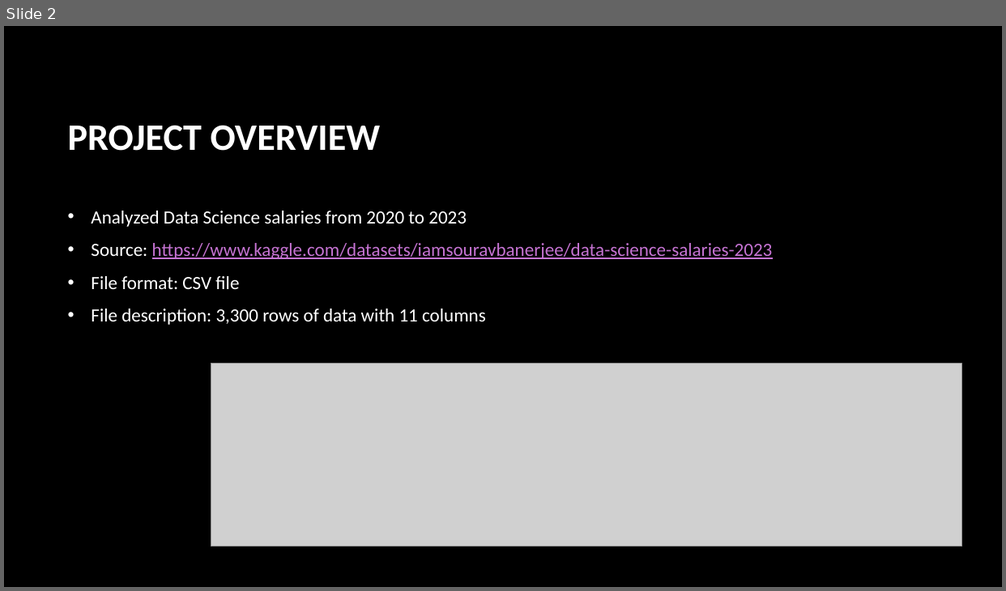
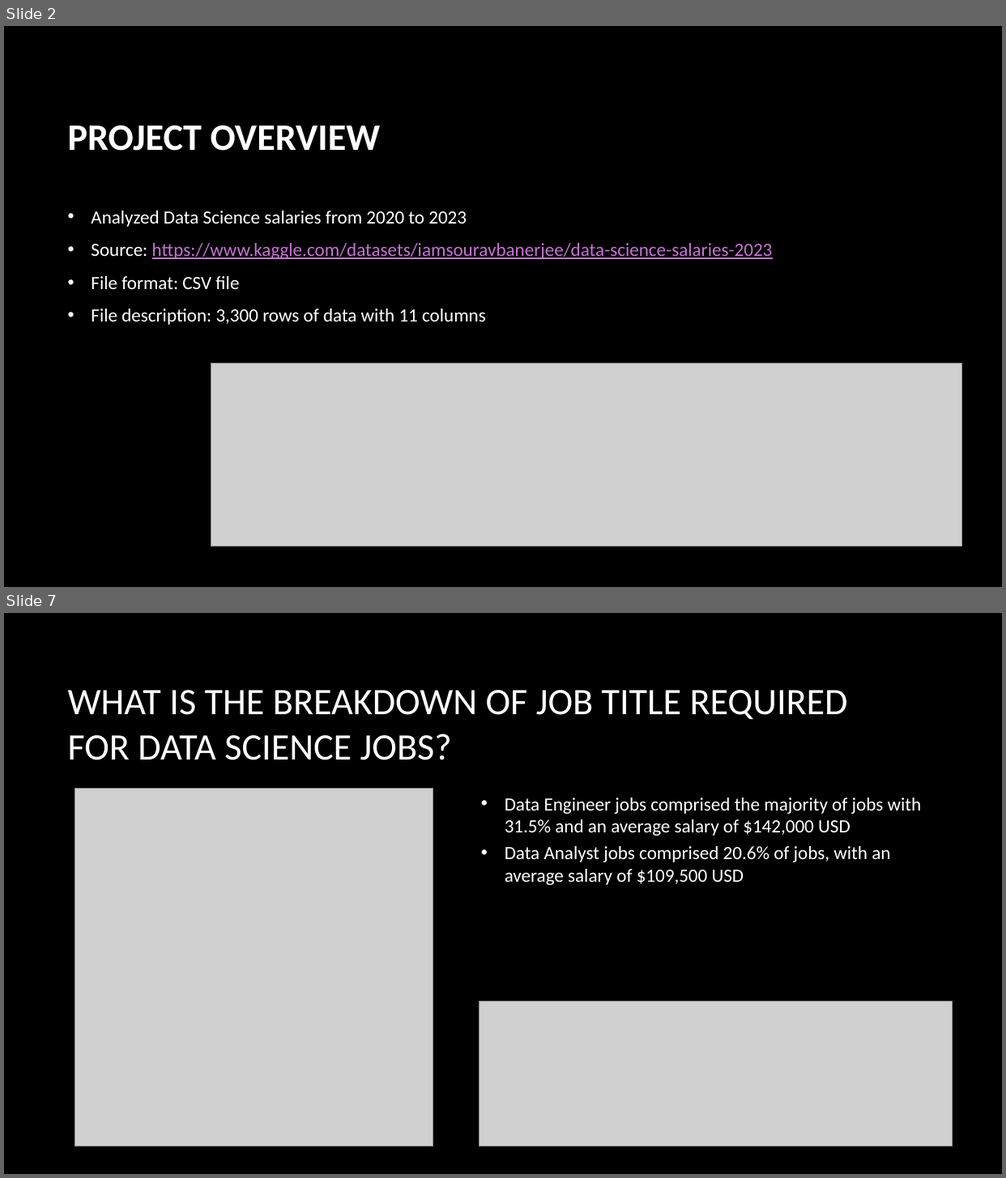
Before and after one commit to lathamlm/project-01, a slide deck: project_01_presentation.pptx. Shown one above the other, each under a label of ours: slide 2 before the commit, slides 2 and 7 after it; the slides between them are not shown. The pictures are 1006x591 and 1006x1178 pixels, drawn with LibreOffice and Linux fonts; fonts in the diff are those of the drawing; grey boxes stand for pictures; background and template pictures are left out. Boxes give left, top, right and bottom in pixels: in the first picture for what was removed or moved away, otherwise in the second. Text is boxed around its words. In the diff, an @@ line names an element or a change of style, - is before the commit and + after.

```diff
--- a/project_01_presentation.pptx
+++ b/project_01_presentation.pptx
@@ slide 7 added at (x1=4, y1=613, x2=1002, y2=1174), background picture (left out) @@
@@ title added at (x1=68, y1=690, x2=848, y2=760), 36 pt, text #FFFFFF @@
+WHAT IS THE BREAKDOWN OF JOB TITLE REQUIRED FOR DATA SCIENCE JOBS?
@@ picture added at (x1=74, y1=788, x2=433, y2=1147) @@
@@ text added at (x1=505, y1=798, x2=922, y2=885), 18 pt, text #FFFFFF @@
+• Data Engineer jobs comprised the majority of jobs with 31.5% and an average salary of $142,000 USD
+• Data Analyst jobs comprised 20.6% of jobs, with an average salary of $109,500 USD
@@ picture added at (x1=479, y1=1002, x2=953, y2=1146) @@
```
Also in this commit, not shown: 4 slides changed, 4 other slides added, 1 slide removed, 10 other files.
